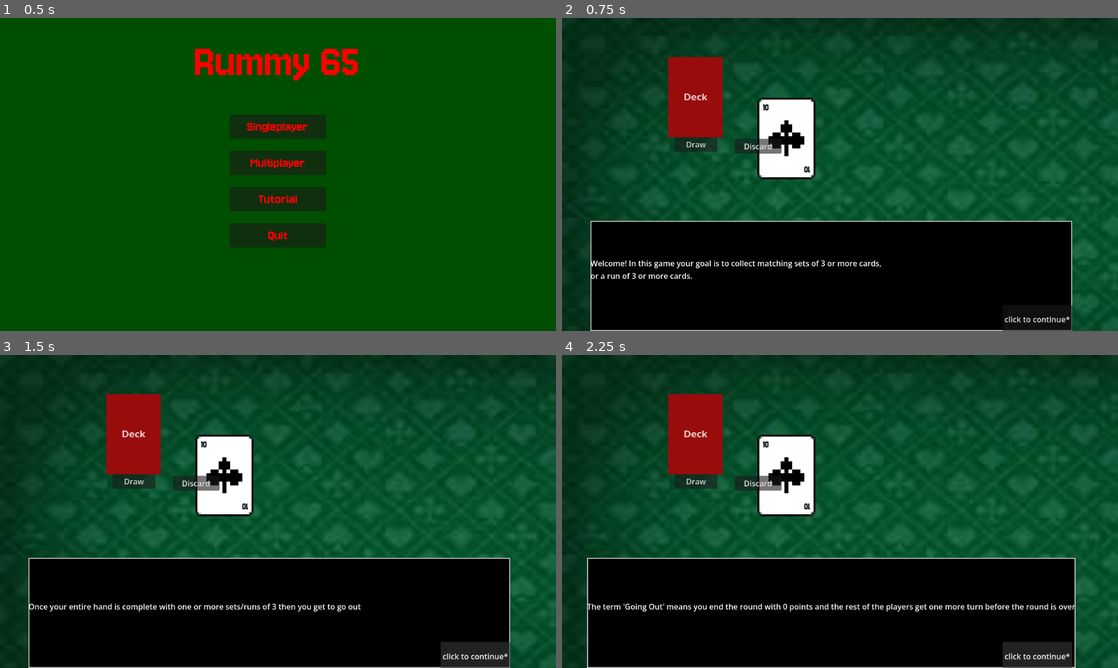
Above: before the commit, frames 1-4 (two rows, left to right).
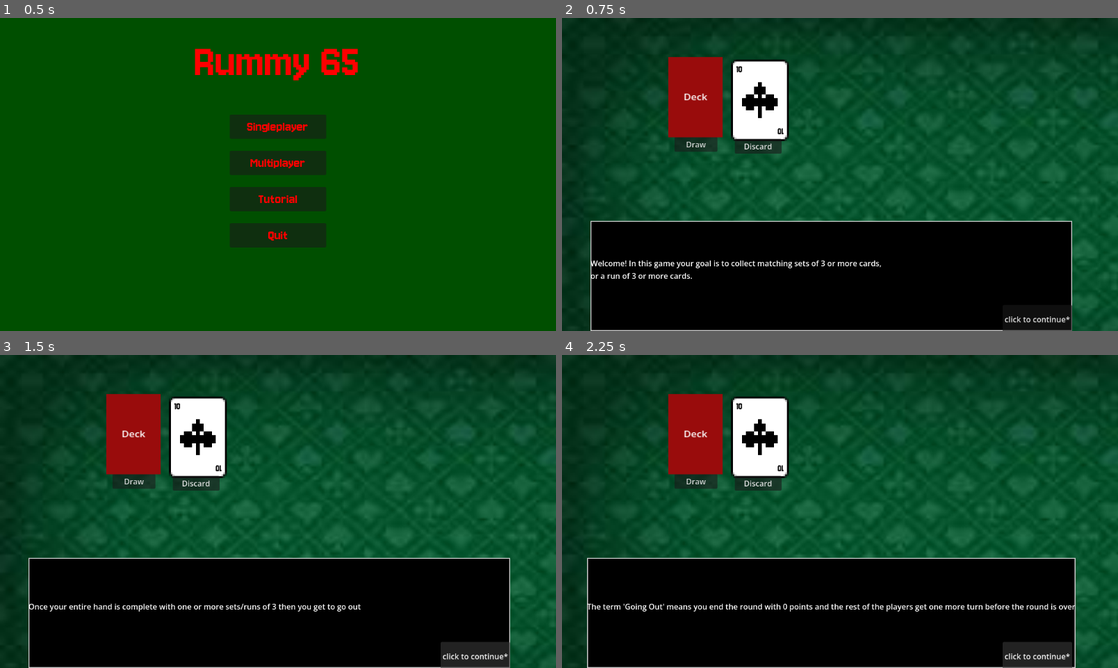
Above: after the commit, the same moments.

Repository: CollinGadsby/TSP-Group3
Game: Godot game, scene res://Scenes/Main_menu.tscn
The game is run twice, just before and just after one commit, with the same random seed, the same clock (stepped at 60 frames per second) and the same inputs.
Inputs:
- Up to frame 1 (0.5 s): no input
- Up to frame 2 (0.75 s): click "Tutorial" at 0.5 s
- Up to frame 3 (1.5 s): click "click to continue*" at 1.25 s
- Up to frame 4 (2.25 s): click "click to continue*" at 2 s

Frame 1 is identical in both runs. In frame 2, 4.2% of the frame differs, in the area x 30-46%, y 13-52%; in frame 3, 4.2%; in frame 4, 4.2%.

Commit message:
tutorial(bugs)

Diff:
--- a/Scenes/TutorialScreen.tscn
+++ b/Scenes/TutorialScreen.tscn
@@ -1,9 +1,9 @@
 [gd_scene format=3 uid="uid://686ccfujfxer"]
 
-[ext_resource type="PackedScene" uid="uid://bbjbq5oe3wpf4" path="res://scenes/text_box.tscn" id="1_2t656"]
-[ext_resource type="Script" uid="uid://cbkpi00k41u6k" path="res://scripts/tutorial_screen.gd" id="1_hjlcd"]
+[ext_resource type="PackedScene" uid="uid://bbjbq5oe3wpf4" path="res://Scenes/text_box.tscn" id="1_2t656"]
+[ext_resource type="Script" uid="uid://cbkpi00k41u6k" path="res://Scripts/tutorial_screen.gd" id="1_hjlcd"]
 [ext_resource type="Texture2D" uid="uid://bj5kwoyrq87q5" path="res://Assets/Background.jpg" id="2_vxp8i"]
-[ext_resource type="PackedScene" uid="uid://dt684w0v0a54m" path="res://scenes/Card.tscn" id="3_m5spy"]
+[ext_resource type="PackedScene" uid="uid://dt684w0v0a54m" path="res://Scenes/Card.tscn" id="3_m5spy"]
 
 [node name="TutorialUI" type="Control" unique_id=221405381]
 layout_mode = 3
@@ -82,7 +82,7 @@
 
 [node name="Card5" parent="." unique_id=609546063 instance=ExtResource("3_m5spy")]
 z_index = -1
-position = Vector2(405, 165)
+position = Vector2(350, 86)
 scale = Vector2(0.75, 0.75)
 
 [node name="Card6" parent="." unique_id=1574490447 instance=ExtResource("3_m5spy")]
--- a/Scripts/actions/select_card_action.gd
+++ b/Scripts/actions/select_card_action.gd
@@ -3,6 +3,8 @@
 @onready var game_manager = get_node("/root/GameScene/GameManager")
 
 func _input_event(viewport: Viewport, event: InputEvent, shape_idx: int) -> void:
+	if not game_manager:
+		return
 	if not game_manager.state == GlobalEnums.GameState.DISCARDING:
 		return
 	if event is InputEventMouseButton:
